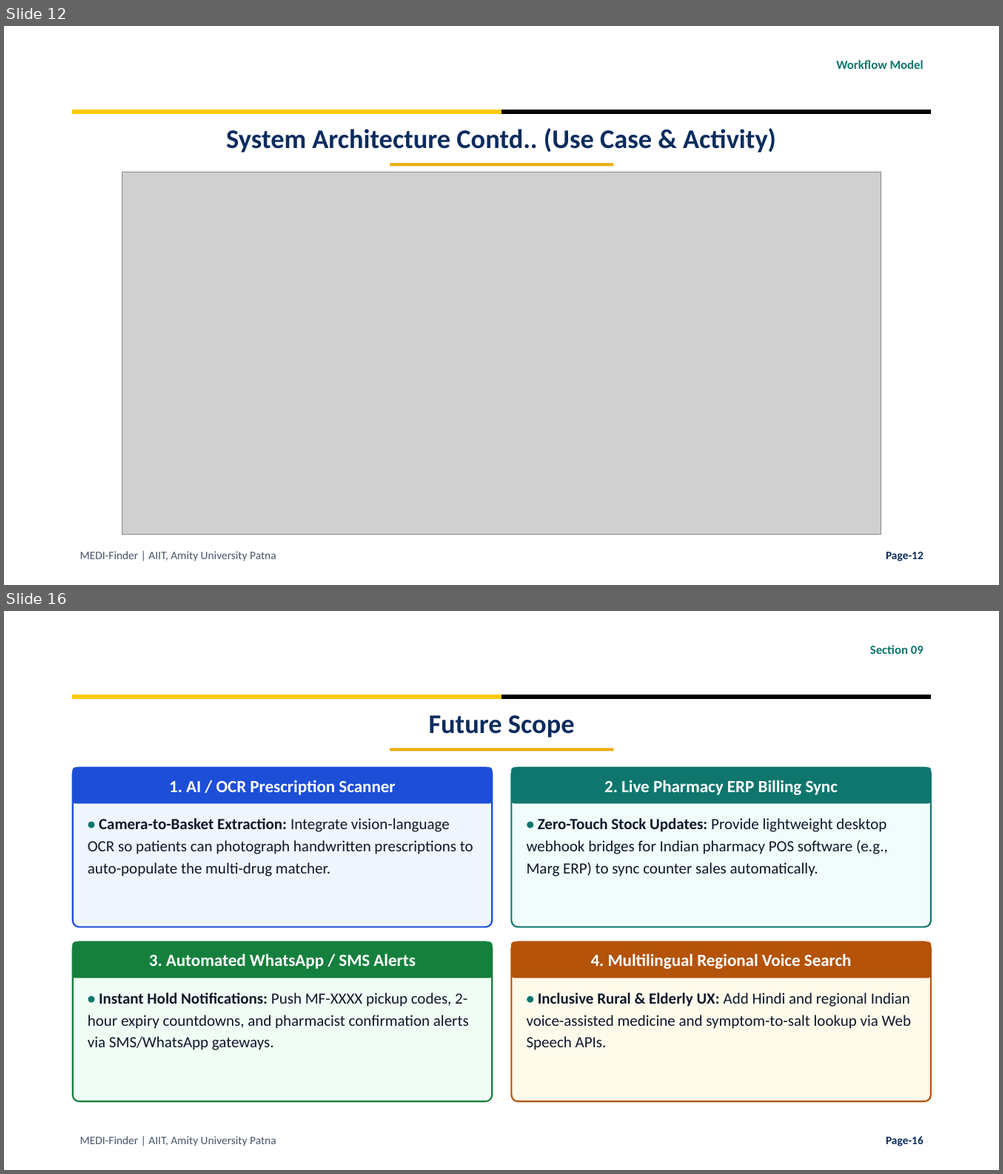
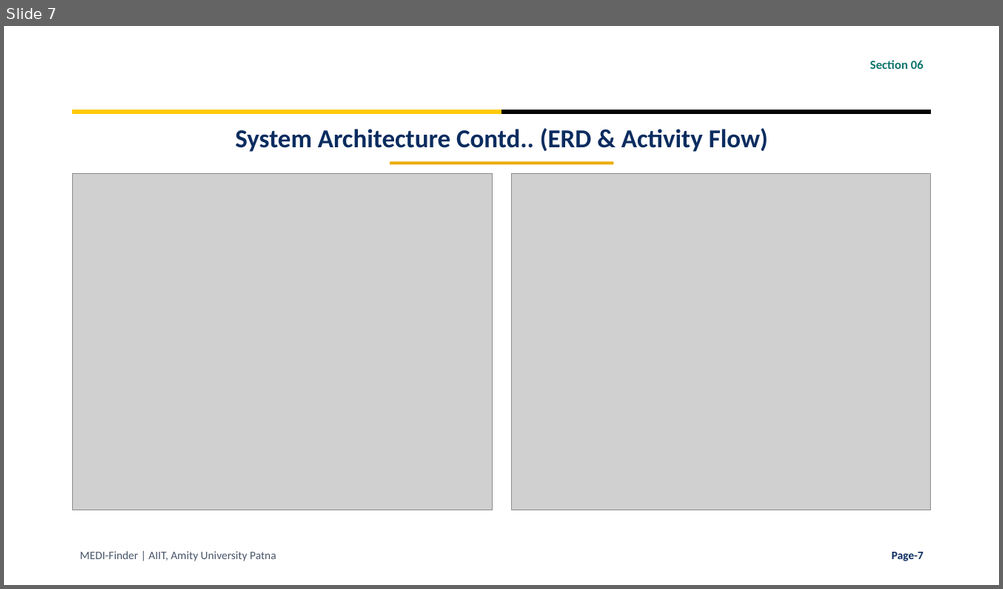
Before and after one commit to krsidhantaryan-ux/MEDI-Finder, a slide deck: MEDI_Finder_Presentation.pptx. Shown one above the other, each under a label of ours: slides 12 and 16 before the commit, slide 7 after it; the slides between them are not shown. The pictures are 1003x1174 and 1003x589 pixels, drawn with LibreOffice and Linux fonts; fonts in the diff are those of the drawing; grey boxes stand for pictures; background and template pictures are left out. Boxes give left, top, right and bottom in pixels: in the first picture for what was removed or moved away, otherwise in the second. Text is boxed around its words. In the diff, an @@ line names an element or a change of style, - is before the commit and + after.

Commit message:
Condense MEDI-Finder presentation to 10 slides for 5-7 min defense

```diff
--- a/MEDI_Finder_Presentation.pptx
+++ b/MEDI_Finder_Presentation.pptx
@@ slide 16 removed at box(4, 611, 999, 1170), background #FFFFFF; not listed: 2 template elements that a slide beside it also shows @@
@@ text removed at box(870, 645, 923, 654) @@
-Section 09
@@ text removed at box(429, 715, 575, 738) @@
-Future Scope
@@ rectangle removed at box(390, 749, 614, 752) @@
@@ rounded rectangle removed at box(73, 768, 492, 927) @@
@@ rounded rectangle removed at box(73, 768, 492, 803) @@
-1. AI / OCR Prescription Scanner
@@ rounded rectangle removed at box(512, 768, 930, 927) @@
@@ rounded rectangle removed at box(512, 768, 930, 803) @@
-2. Live Pharmacy ERP Billing Sync
@@ text removed at box(88, 818, 473, 877) @@
-• Camera-to-Basket Extraction: Integrate vision-language OCR so patients can photograph handwritten prescriptions to auto-populate the multi-drug matcher.
@@ text removed at box(526, 818, 888, 877) @@
-• Zero-Touch Stock Updates: Provide lightweight desktop webhook bridges for Indian pharmacy POS software (e.g., Marg ERP) to sync counter sales automatically.
@@ rounded rectangle removed at box(73, 943, 492, 1102) @@
@@ rounded rectangle removed at box(73, 943, 492, 978) @@
-3. Automated WhatsApp / SMS Alerts
@@ rounded rectangle removed at box(512, 943, 930, 1102) @@
@@ rounded rectangle removed at box(512, 943, 930, 978) @@
-4. Multilingual Regional Voice Search
@@ text removed at box(88, 993, 469, 1051) @@
-• Instant Hold Notifications: Push MF-XXXX pickup codes, 2-hour expiry countdowns, and pharmacist confirmation alerts via SMS/WhatsApp gateways.
@@ text removed at box(526, 993, 910, 1051) @@
-• Inclusive Rural & Elderly UX: Add Hindi and regional Indian voice-assisted medicine and symptom-to-salt lookup via Web Speech APIs.
@@ text removed at box(80, 1136, 276, 1147) @@
-MEDI-Finder | AIIT, Amity University Patna
@@ text removed at box(885, 1136, 923, 1147) @@
-Page-16
@@ what was slide 12 is now slide 7 @@
@@ slide 7 changed as well @@
@@ text at box(870, 60, 923, 69): text changed @@
-Workflow Model
+Section 06
@@ text at box(235, 128, 768, 152): text changed; size 26 to 25 pt @@
-System Architecture Contd.. (Use Case & Activity)
+System Architecture Contd.. (ERD & Activity Flow)
@@ picture added at box(73, 174, 492, 511) @@
@@ picture removed at box(122, 173, 881, 535) @@
@@ picture added at box(512, 174, 930, 511) @@
@@ text at box(891, 552, 923, 562): text changed @@
-Page-12
+Page-7
```
Also in this commit, not shown: 5 other slides changed, 3 slides added, 10 other slides removed.
